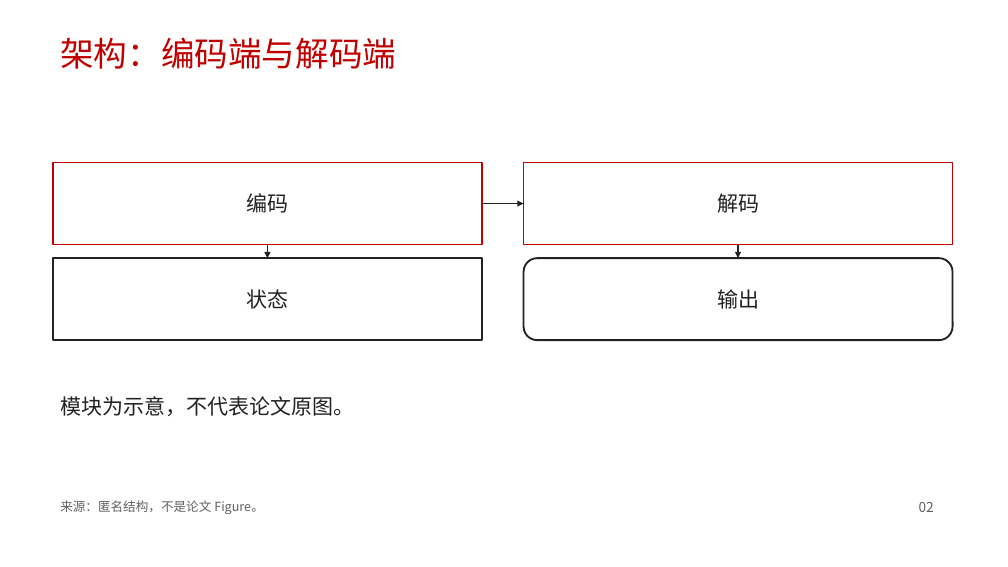
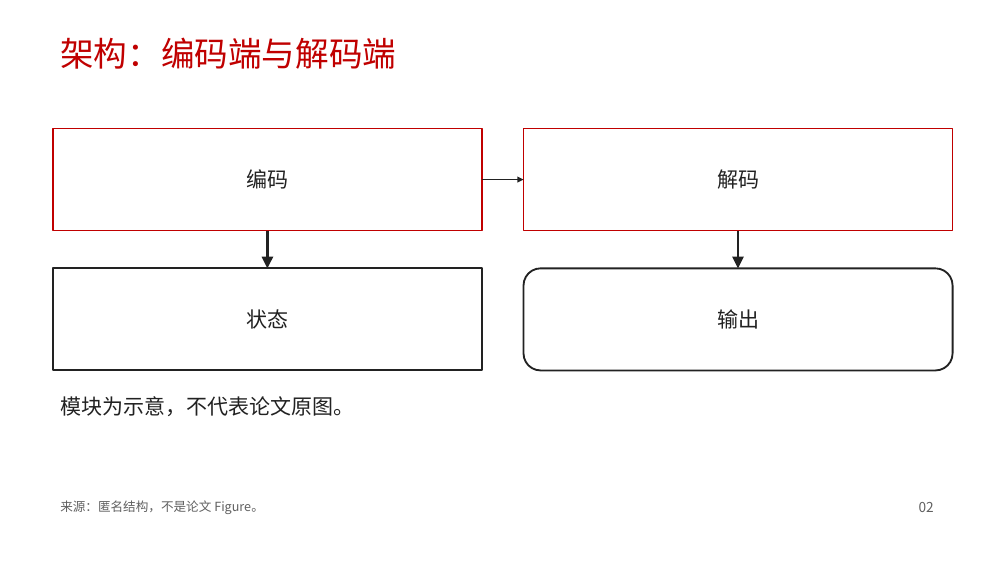
Before and after one commit to 121209/stanford-lecture-ppt-skill, a slide deck: slide 2 of assets/diagram-samples/figure-first.pptx. Drawn at 1008x567 pixels with LibreOffice and Linux fonts; fonts in the diff are those of the drawing. Boxes give left, top, right and bottom in pixels: in the first picture for what was removed or moved away, otherwise in the second. Text is boxed around its words. In the diff, an @@ line names an element or a change of style, - is before the commit and + after.

```diff
--- a/assets/diagram-samples/figure-first.pptx
+++ b/assets/diagram-samples/figure-first.pptx
@@ rectangle "编码": place and size @@
-rectangle "编码" at [53, 163, 482, 244]
+rectangle "编码" at [53, 129, 482, 231]
@@ rectangle "解码": place and size @@
-rectangle "解码" at [523, 163, 952, 244]
+rectangle "解码" at [523, 129, 952, 231]
@@ arrow moved from (482, 203) - (523, 203) to (482, 180) - (523, 180) @@
@@ arrow moved from (268, 244) - (268, 259) to (268, 231) - (268, 268) @@
@@ arrow (268, 231) - (268, 268): stroke #222222 1.5 pt to #222222 2.25 pt @@
@@ arrow moved from (738, 244) - (738, 259) to (738, 231) - (738, 268) @@
@@ arrow (738, 231) - (738, 268): stroke #222222 1.5 pt to #222222 2.25 pt @@
@@ rectangle "状态": place and size @@
-rectangle "状态" at [53, 259, 482, 340]
+rectangle "状态" at [53, 268, 482, 371]
@@ rounded rectangle "输出": place and size @@
-rounded rectangle "输出" at [523, 259, 952, 340]
+rounded rectangle "输出" at [523, 268, 952, 371]
```
Also in this commit, not shown: 23 other files.
